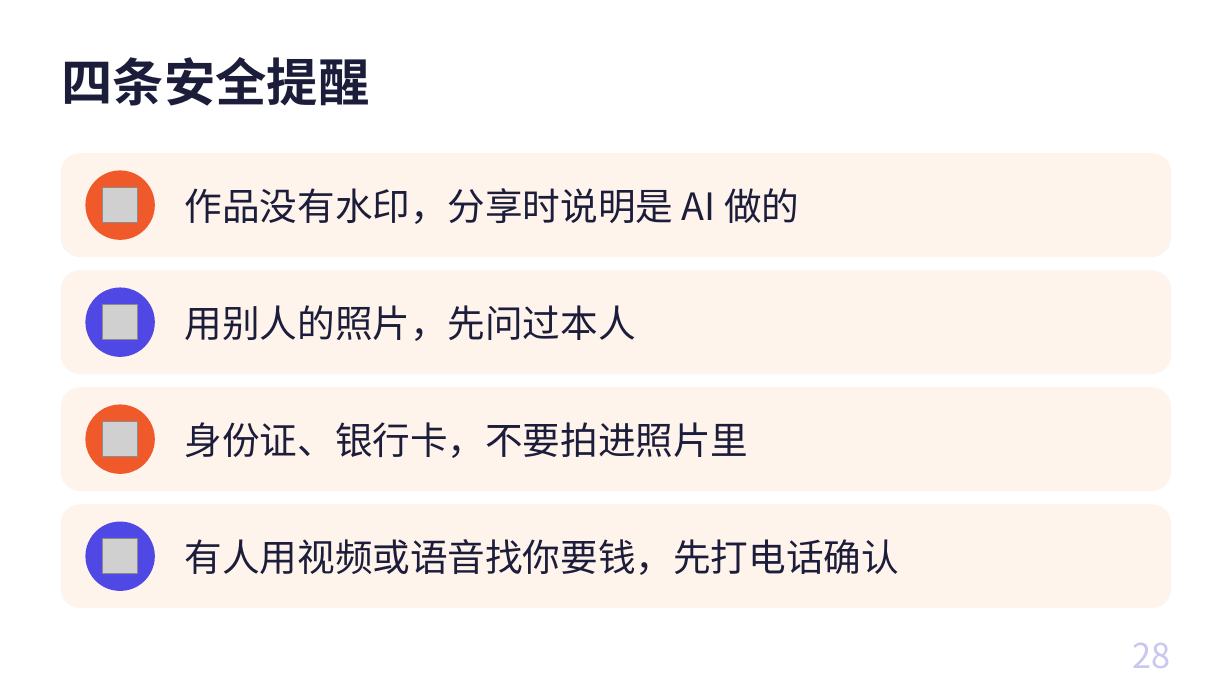
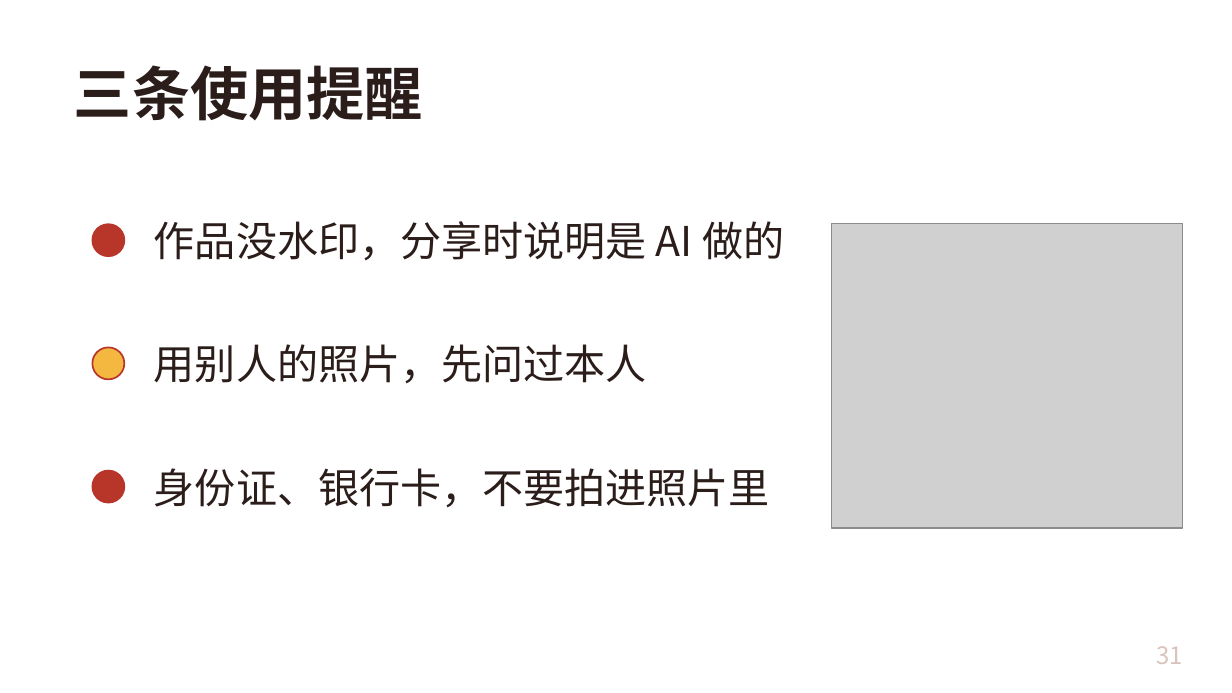
Before and after one commit to freyhuang-11/thinknova-memory, a slide deck: slide 31 of courses/CC长者课_AI情绪焕新/AI情绪焕新_长者课.pptx (slide 28 before the commit). Drawn at 1232x693 pixels with LibreOffice and Linux fonts; fonts in the diff are those of the drawing; grey boxes stand for pictures. Boxes give left, top, right and bottom in pixels: in the first picture for what was removed or moved away, otherwise in the second. Text is boxed around its words. In the diff, an @@ line names an element or a change of style, - is before the commit and + after.

```diff
--- a/courses/CC长者课_AI情绪焕新/AI情绪焕新_长者课.pptx
+++ b/courses/CC长者课_AI情绪焕新/AI情绪焕新_长者课.pptx
@@ title at (x1=74, y1=65, x2=423, y2=121): text changed; size 30 to 34 pt; text colour #1C1D3A to #2B1D1A @@
-四条安全提醒
+三条使用提醒
@@ rounded rectangle removed at (x1=62, y1=154, x2=1170, y2=256) @@
@@ ellipse removed at (x1=86, y1=171, x2=154, y2=239) @@
@@ picture removed at (x1=102, y1=187, x2=138, y2=223) @@
@@ ellipse added at (x1=92, y1=224, x2=124, y2=256), fill #B8352A, outline #B8352A 1 pt @@
@@ text at (x1=154, y1=221, x2=784, y2=261): text changed; size 22 to 24 pt; text colour #1C1D3A to #2B1D1A @@
-作品没有水印，分享时说明是 AI 做的
+作品没水印，分享时说明是 AI 做的
@@ picture added at (x1=832, y1=223, x2=1183, y2=527) @@
@@ rounded rectangle removed at (x1=62, y1=271, x2=1170, y2=373) @@
@@ ellipse removed at (x1=86, y1=288, x2=154, y2=356) @@
@@ picture removed at (x1=102, y1=304, x2=138, y2=340) @@
@@ text "用别人的照片，先问过本人" moved from (x1=185, y1=305, x2=636, y2=341) to (x1=154, y1=344, x2=647, y2=384) @@
@@ text "用别人的照片，先问过本人" at (x1=154, y1=344, x2=647, y2=384): size 22 to 24 pt, text colour #1C1D3A to #2B1D1A @@
@@ ellipse added at (x1=92, y1=347, x2=124, y2=379), fill #F4B740, outline #B8352A 1 pt @@
@@ rounded rectangle removed at (x1=62, y1=388, x2=1170, y2=490) @@
@@ ellipse removed at (x1=86, y1=405, x2=154, y2=473) @@
@@ picture removed at (x1=102, y1=421, x2=138, y2=457) @@
@@ text "身份证、银行卡，不要拍进照片里" at (x1=154, y1=468, x2=770, y2=508): size 22 to 24 pt, text colour #1C1D3A to #2B1D1A @@
@@ text "身份证、银行卡，不要拍进照片里" moved from (x1=185, y1=422, x2=749, y2=458) to (x1=154, y1=468, x2=770, y2=508) @@
@@ ellipse added at (x1=92, y1=471, x2=124, y2=503), fill #B8352A, outline #B8352A 1 pt @@
@@ rounded rectangle removed at (x1=62, y1=505, x2=1170, y2=607) @@
@@ ellipse removed at (x1=86, y1=522, x2=154, y2=590) @@
@@ picture removed at (x1=102, y1=538, x2=138, y2=574) @@
@@ text removed at (x1=185, y1=539, x2=899, y2=575) @@
-有人用视频或语音找你要钱，先打电话确认
@@ page number removed at (x1=1132, y1=643, x2=1170, y2=668) @@
-28
@@ page number added at (x1=1156, y1=646, x2=1183, y2=664), 14 pt, text #D9C3BC @@
+31
```
Also in this commit, not shown: 26 other slides changed, 7 slides added, 4 slides removed, 8 other files.
